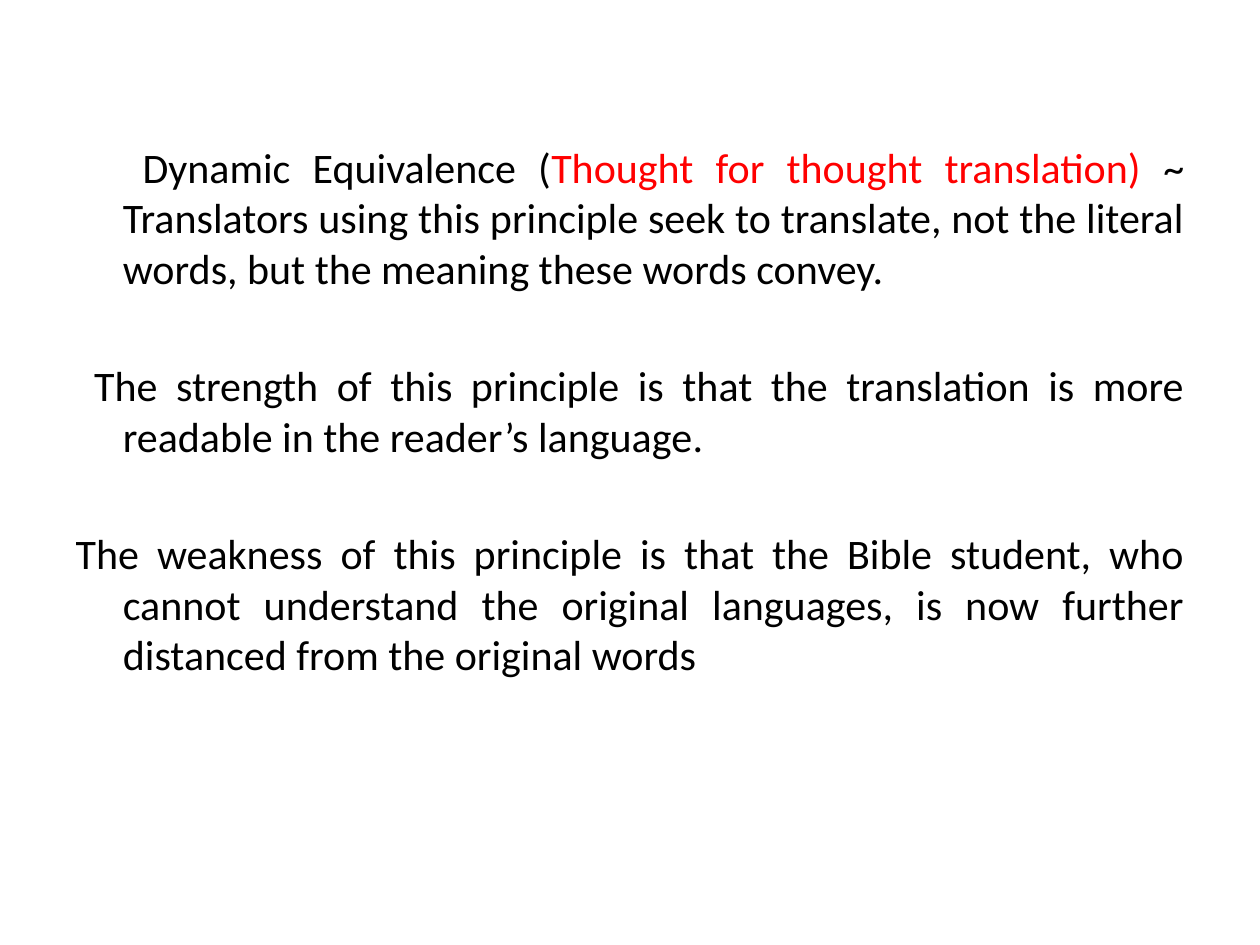
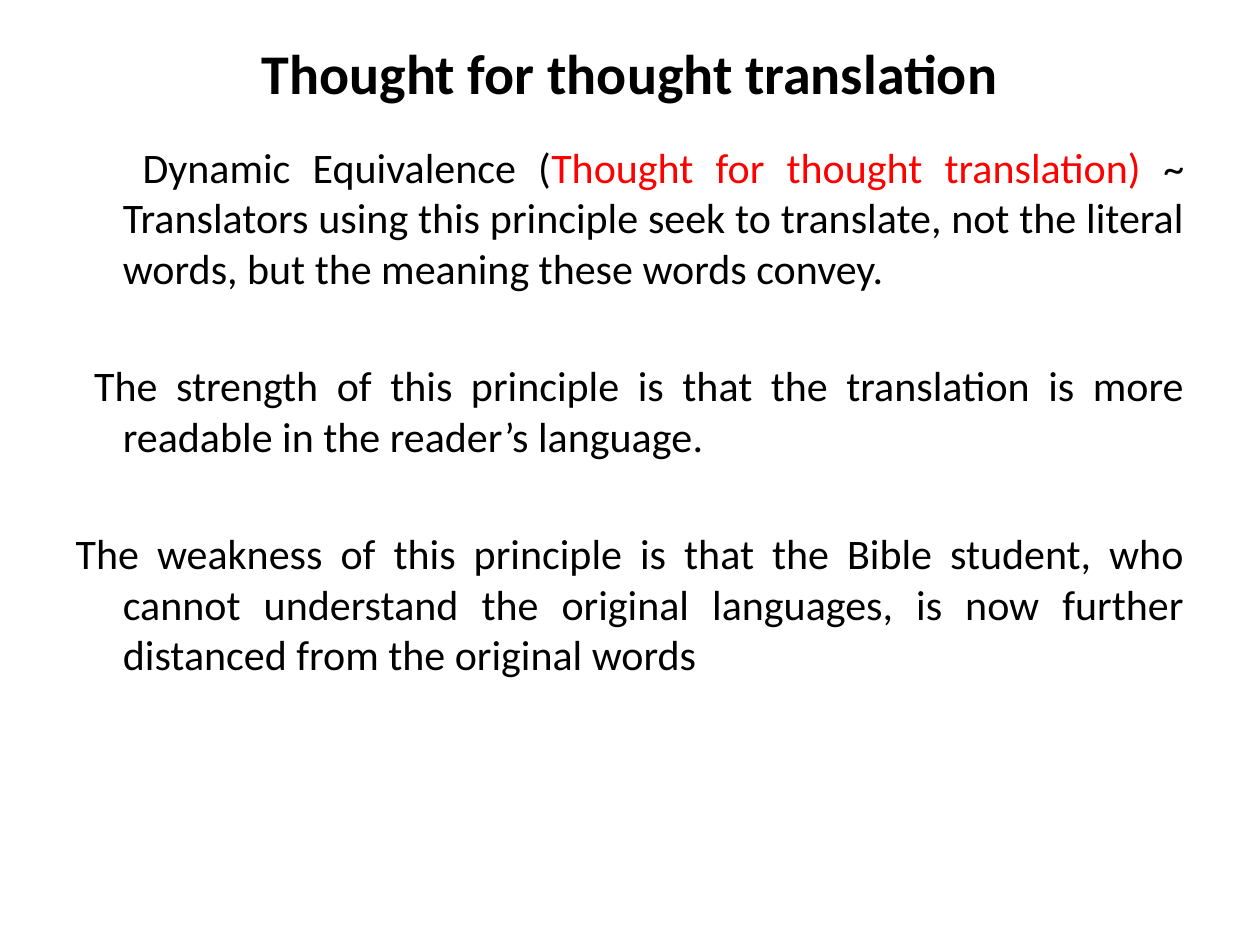
Before and after one commit to mutanganajoseph/Documents, a slide deck: slide 89 of auca/sem-1/intro-to-Bible-study/1 intro to Bible study Notes.pptx. Drawn at 1260x945 pixels with LibreOffice and Linux fonts; fonts in the diff are those of the drawing. Boxes give left, top, right and bottom in pixels: in the first picture for what was removed or moved away, otherwise in the second. Text is boxed around its words. In the diff, an @@ line names an element or a change of style, - is before the commit and + after.

```diff
--- a/auca/sem-1/intro-to-Bible-study/1 intro to Bible study Notes.pptx
+++ b/auca/sem-1/intro-to-Bible-study/1 intro to Bible study Notes.pptx
@@ title added at [262,54,997,104], 32 pt, text #000000, bold @@
+Thought for thought translation
```
Also in this commit, not shown: 10 other slides changed, 5 other files.
